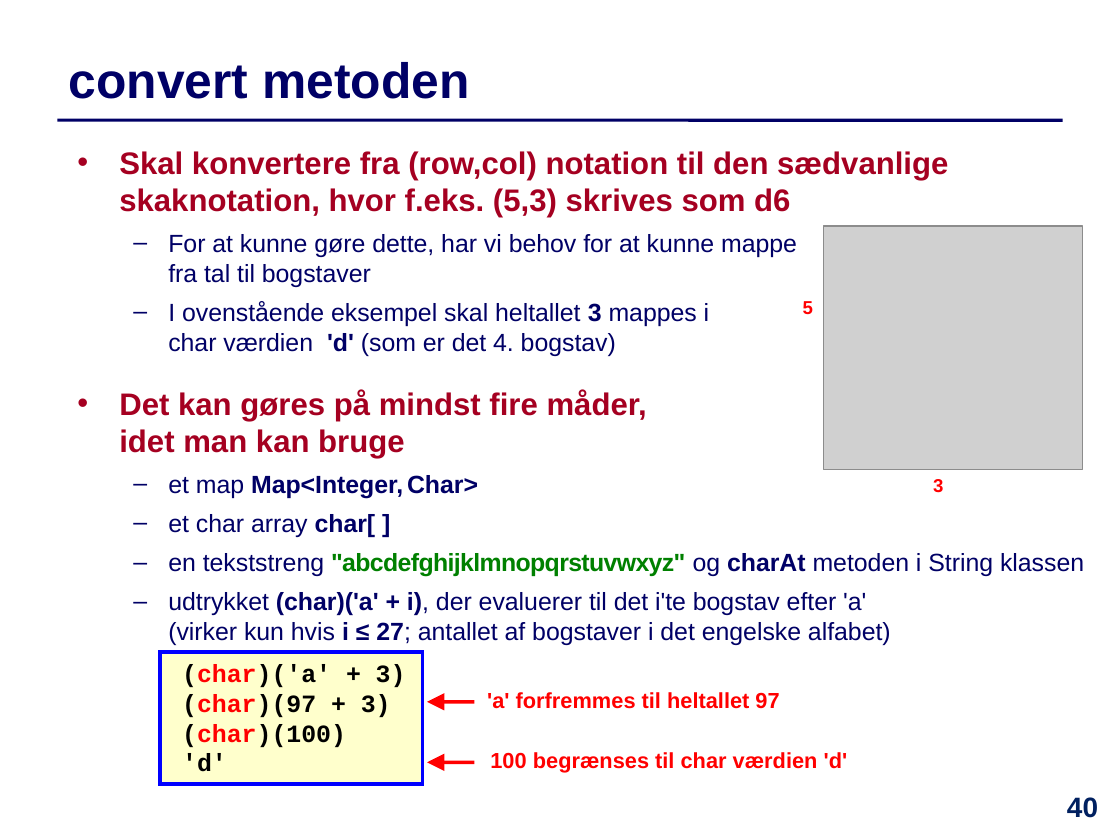
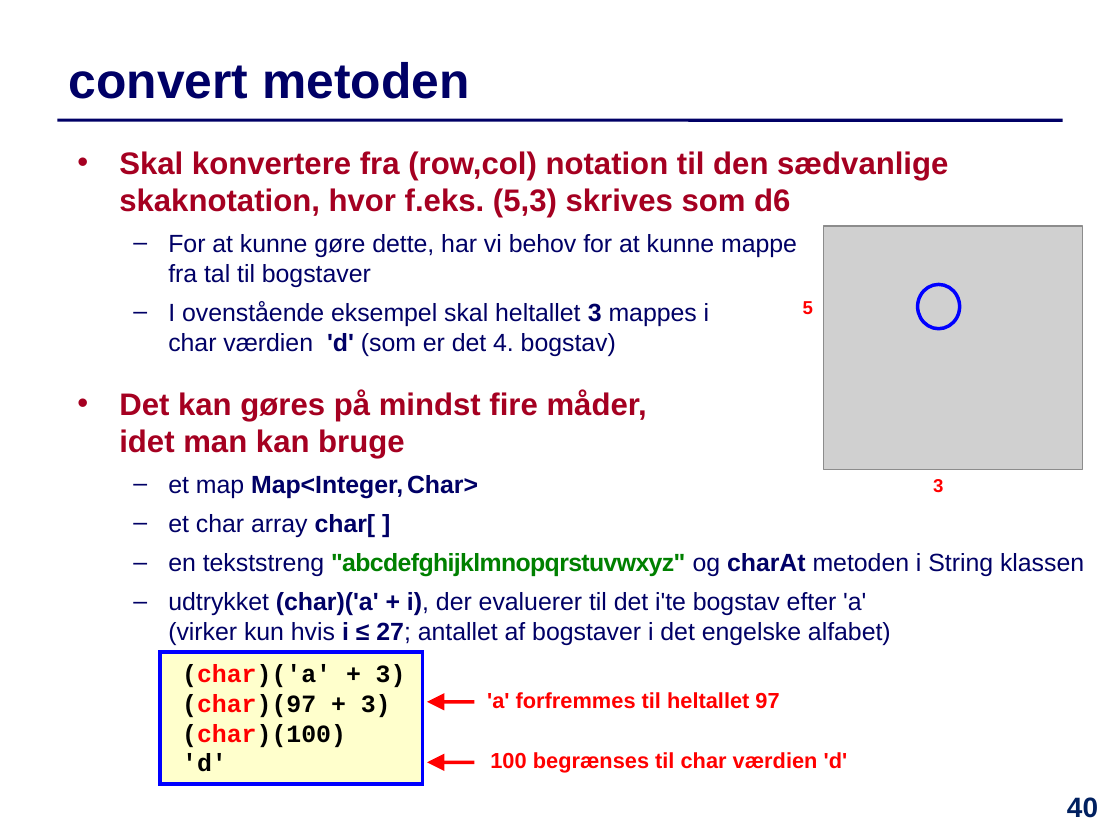
Before and after one commit to IntProgAU/Materiale, a slide deck: slide 40 of web/e21/uge_9/Slides-Uge9.pptx. Drawn at 1120x840 pixels with LibreOffice and Linux fonts; fonts in the diff are those of the drawing; grey boxes stand for pictures. Boxes give left, top, right and bottom in pixels: in the first picture for what was removed or moved away, otherwise in the second. Text is boxed around its words. In the diff, an @@ line names an element or a change of style, - is before the commit and + after.

```diff
--- a/web/e21/uge_9/Slides-Uge9.pptx
+++ b/web/e21/uge_9/Slides-Uge9.pptx
@@ ellipse added at [917, 284, 960, 329], outline #0000FF 2.25 pt @@
```
Also in this commit, not shown: 13 other slides changed, 1 other file.
